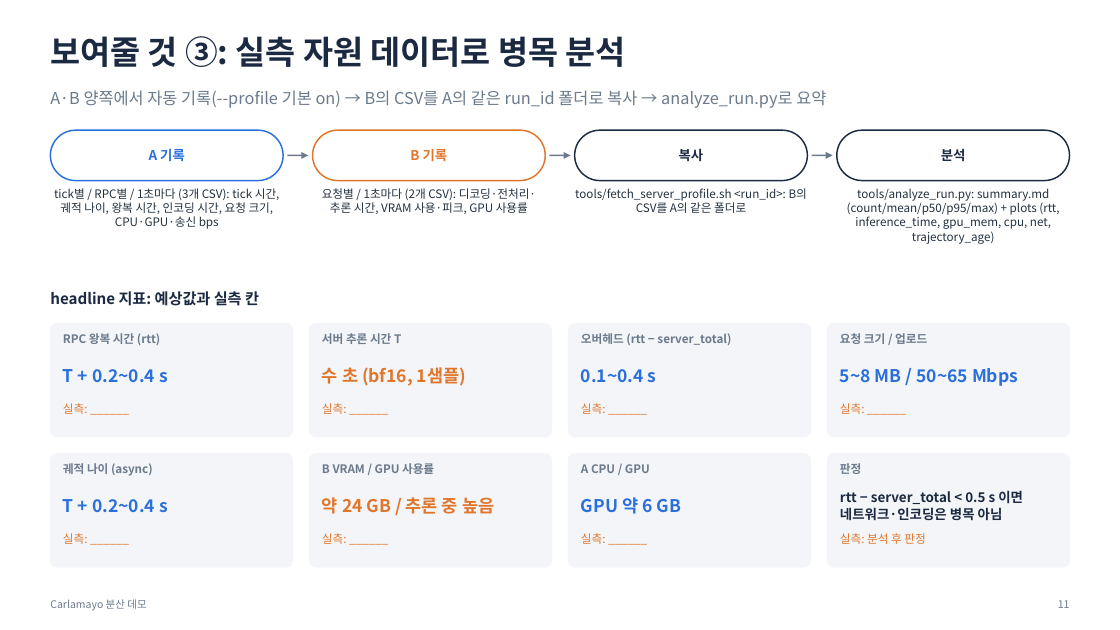
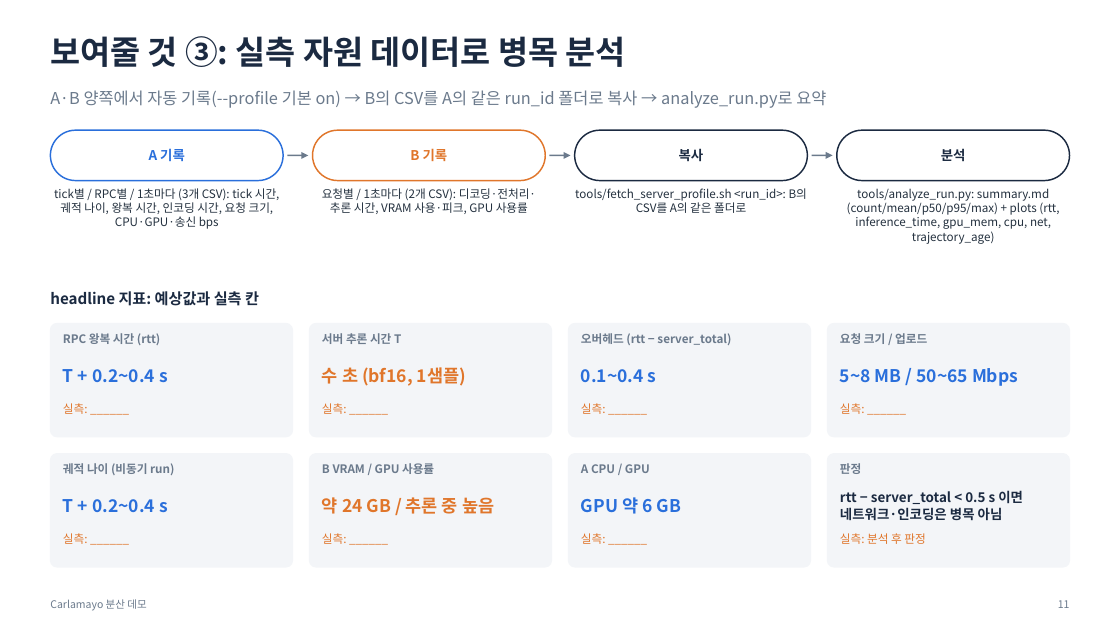
Before and after one commit to JwonMoon/carlamayo-my-distributed, a slide deck: slide 11 of docs/distributed/demo-overview.pptx. Drawn at 1120x630 pixels with LibreOffice and Linux fonts; fonts in the diff are those of the drawing. Boxes give left, top, right and bottom in pixels: in the first picture for what was removed or moved away, otherwise in the second. Text is boxed around its words. In the diff, an @@ line names an element or a change of style, - is before the commit and + after.

```diff
--- a/docs/distributed/demo-overview.pptx
+++ b/docs/distributed/demo-overview.pptx
@@ text at (x1=63, y1=463, x2=174, y2=475): text changed @@
-궤적 나이 (async)
+궤적 나이 (비동기 run)
```
Also in this commit, not shown: 4 other slides changed, 2 other files.
